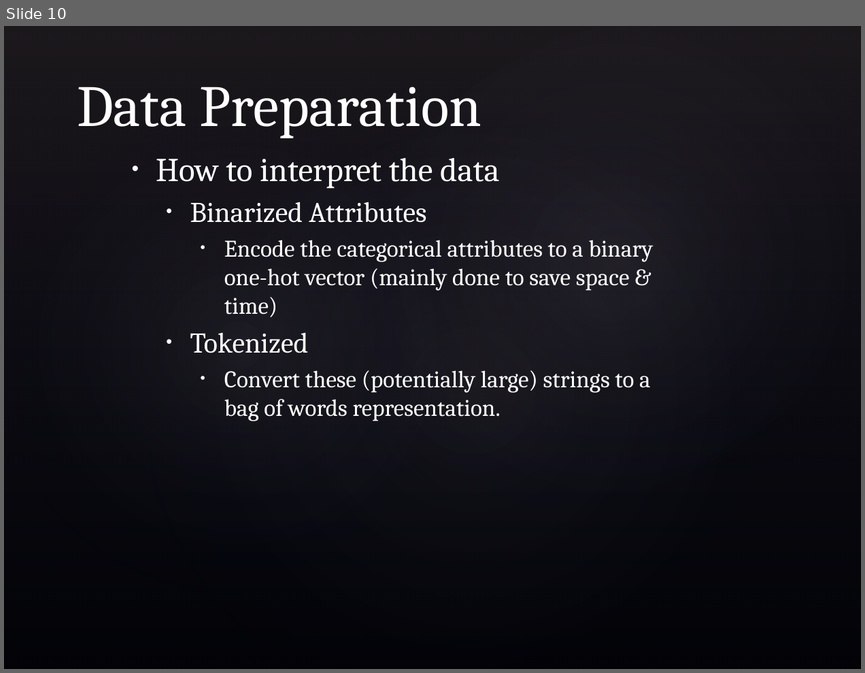
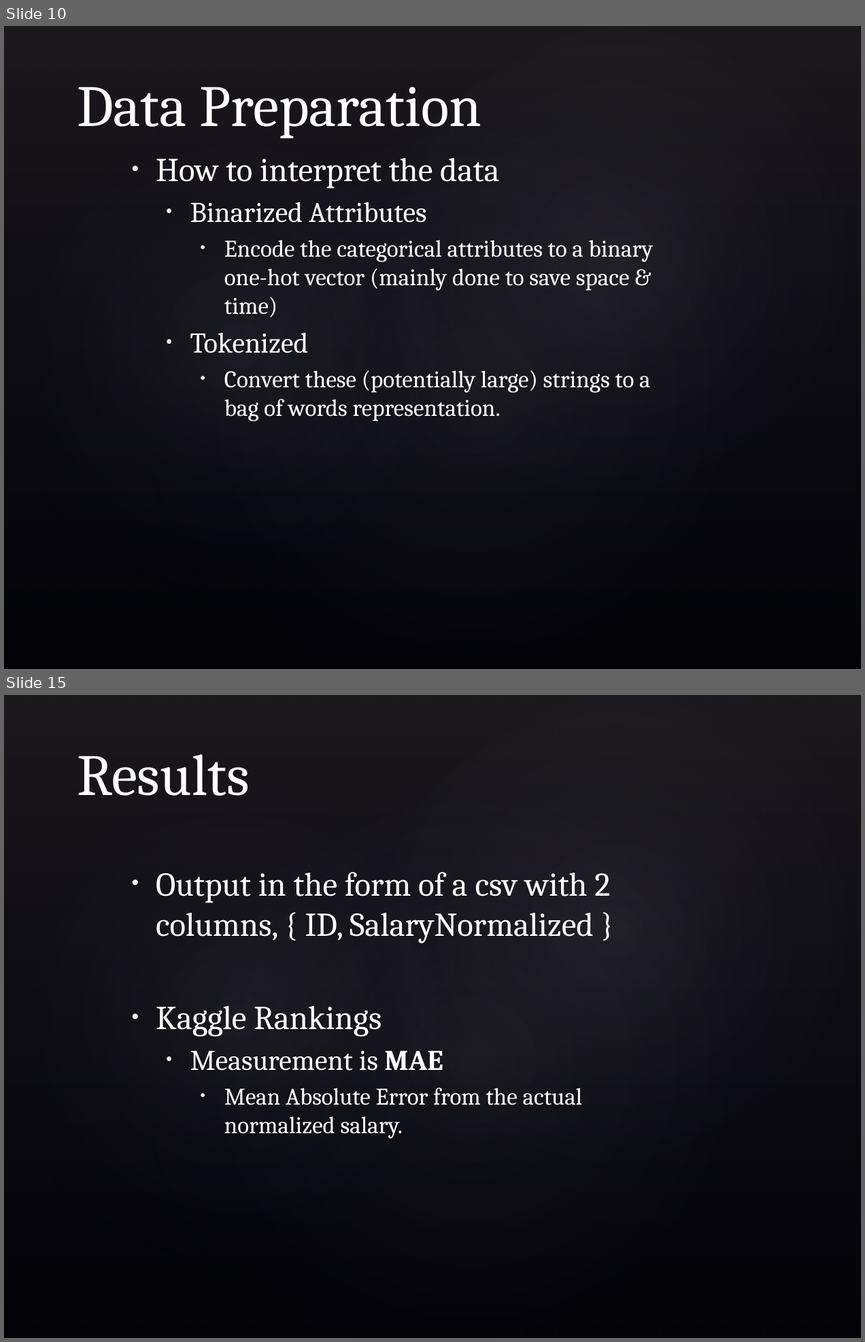
Before and after one commit to bradens/adzuna-competition, a slide deck: presentation.pptx. Shown one above the other, each under a label of ours: slide 10 before the commit, slides 10 and 15 after it; the slides between them are not shown. The pictures are 865x673 and 865x1342 pixels, drawn with LibreOffice and Linux fonts; fonts in the diff are those of the drawing; background and template pictures are left out. Boxes give left, top, right and bottom in pixels: in the first picture for what was removed or moved away, otherwise in the second. Text is boxed around its words. In the diff, an @@ line names an element or a change of style, - is before the commit and + after.

```diff
--- a/presentation.pptx
+++ b/presentation.pptx
@@ slide 15 added at [4,695,861,1338], background picture (left out); not listed: 4 template elements that a slide beside it also shows @@
@@ title added at [77,754,249,796], 49 pt, text #FFFFFF @@
+Results
@@ text added at [156,872,610,1138], 28 pt, text #FFFFFF @@
+• Output in the form of a csv with 2 columns, { ID, SalaryNormalized }
+• Kaggle Rankings
+  • Measurement is MAE
+    • Mean Absolute Error from the actual normalized salary.
```
Also in this commit, not shown: 2 slides changed, 6 other slides added.
